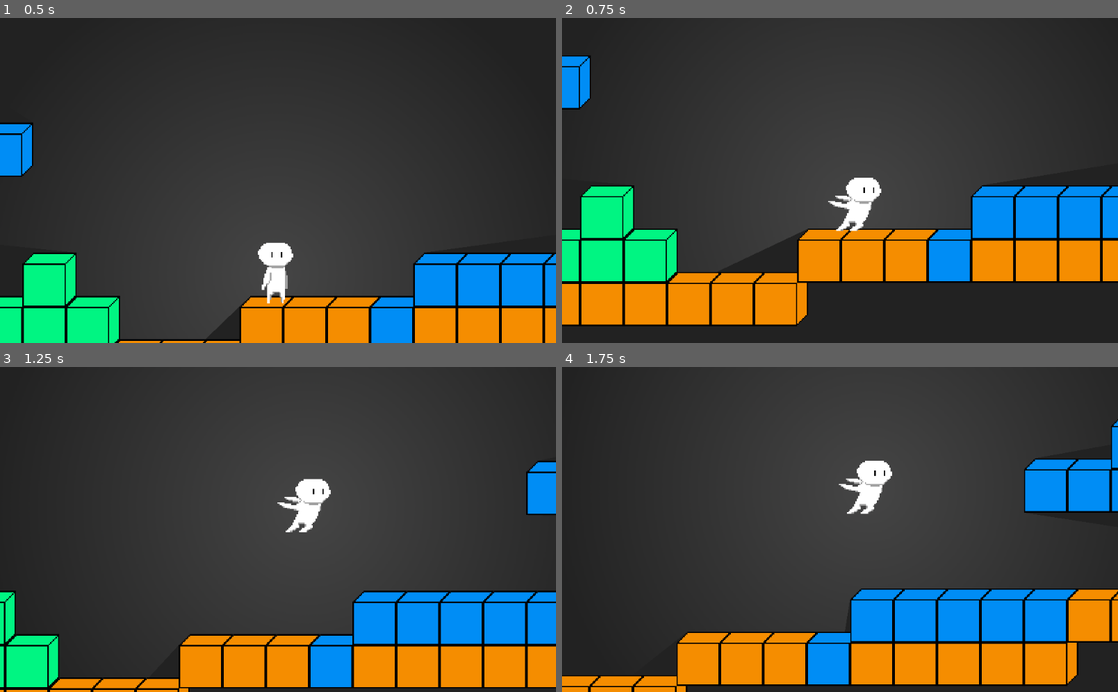
Above: before the commit, frames 1-4 (two rows, left to right).
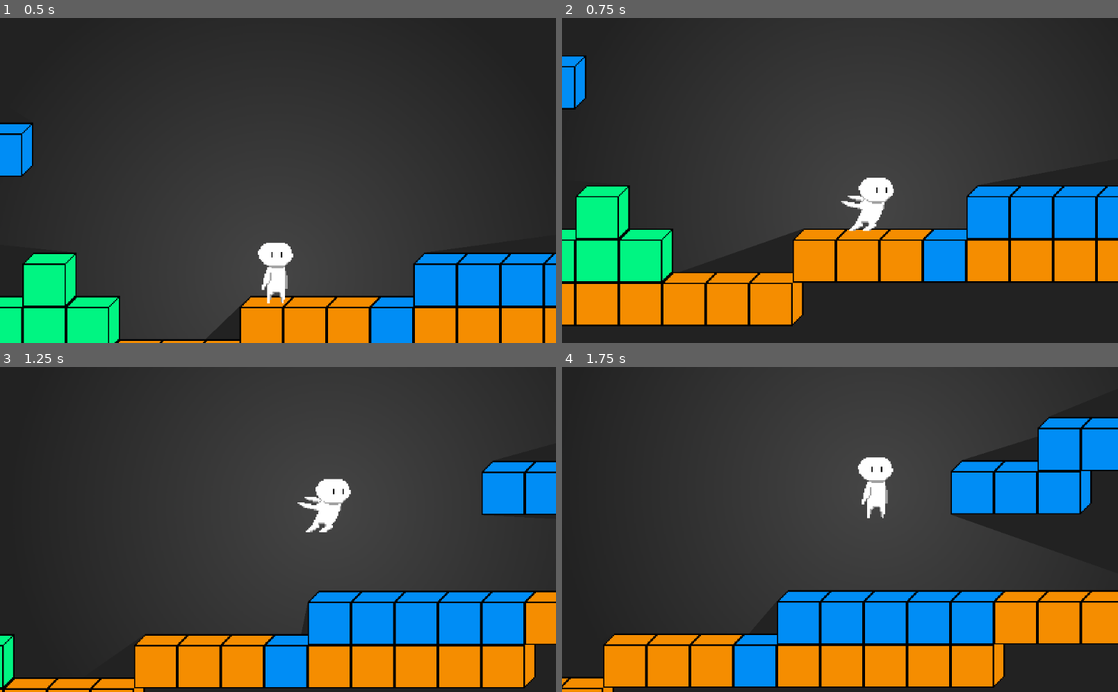
Above: after the commit, the same moments.

Repository: sSolal/GameJam
Game: Godot game, scene res://Main.tscn
The game is run twice, just before and just after one commit, with the same random seed, the same clock (stepped at 60 frames per second) and the same inputs.
Inputs:
- Up to frame 1 (0.5 s): no input
- Up to frame 2 (0.75 s): hold Right (ui_right) from 0.53 s (still down); hold Shift (ui_run, bound only after the commit) from 0.53 s (still down)
- Up to frame 3 (1.25 s): keep holding Right (ui_right); keep holding Shift (ui_run, bound only after the commit); tap Up (ui_up) at 0.77, 0.8, 1.07 s
- Up to frame 4 (1.75 s): keep holding Right (ui_right); release Shift (ui_run, bound only after the commit) at 1.28 s; tap Up (ui_up) at 1.35, 1.52 s; tap Shift (ui_run, bound only after the commit) at 1.55 s

Frame 1 is identical in both runs. In frame 2, 5.3% of the frame differs, in the area x 2-99%, y 11-95%; in frame 3, 12%; in frame 4, 20%, in the area x 0-100%, y 15-100%.

Commit message:
RUN ADD

Diff:
--- a/Player.gd
+++ b/Player.gd
@@ -9,6 +9,7 @@
 var jumpForce = 400
 var sideJumpForce = 280
 var flag = false
+var run = false
 # Called when the node enters the scene tree for the first time.
 func _ready():
 	pass # Replace with function body.
@@ -22,12 +23,33 @@
 	if abs(velocity.x)<25:
 		if $Body.animation!="idle":
 			$Body.play("idle")
-	elif $Body.animation!="run":
+	elif run == true:
 		$Body.play("run")
+
+	else:
+		$Body.play("idle")
+		#pour le moment car on a pas d'anim quand il marche
+
 	if Input.is_action_pressed("ui_left") and not flag:
 		velocity.x = -speed
+		if Input.is_action_pressed("ui_run"):
+			run = true
+			$Body.play("run")
+			velocity.x = velocity.x*1.7
+		if Input.is_action_just_released("ui_run"):
+			run = false
+			$Body.play("run")
+			velocity.x = velocity.x/1.7
 	if Input.is_action_pressed("ui_right") and not flag:
 		velocity.x = speed
+		if Input.is_action_pressed("ui_run"):
+			run = true
+			$Body.play("run")
+			velocity.x = velocity.x*1.7
+		if Input.is_action_just_released("ui_run"):
+			run = false
+			$Body.play("run")
+			velocity.x = velocity.x/1.7
 	if Input.is_action_just_pressed("ui_up"):
 		if is_on_floor():
 			velocity.y=-jumpForce
@@ -37,3 +59,5 @@
 			flag = true
 	if is_on_floor() or Input.is_action_just_pressed("ui_left") or Input.is_action_just_pressed("ui_right"):
 		flag = false
+	if run == true:
+		run = false
--- a/project.godot
+++ b/project.godot
@@ -19,6 +19,43 @@
 run/main_scene="res://Main.tscn"
 config/icon="res://icon.png"
 
+[input]
+
+ui_left={
+"deadzone": 0.5,
+"events": [ Object(InputEventKey,"resource_local_to_scene":false,"resource_name":"","device":0,"alt":false,"shift":false,"control":false,"meta":false,"command":false,"pressed":false,"scancode":16777231,"unicode":0,"echo":false,"script":null)
+, Object(InputEventJoypadButton,"resource_local_to_scene":false,"resource_name":"","device":0,"button_index":14,"pressure":0.0,"pressed":false,"script":null)
+, Object(InputEventKey,"resource_local_to_scene":false,"resource_name":"","device":0,"alt":false,"shift":false,"control":false,"meta":false,"command":false,"pressed":false,"scancode":81,"unicode":0,"echo":false,"script":null)
+ ]
+}
+ui_right={
+"deadzone": 0.5,
+"events": [ Object(InputEventKey,"resource_local_to_scene":false,"resource_name":"","device":0,"alt":false,"shift":false,"control":false,"meta":false,"command":false,"pressed":false,"scancode":16777233,"unicode":0,"echo":false,"script":null)
+, Object(InputEventJoypadButton,"resource_local_to_scene":false,"resource_name":"","device":0,"button_index":15,"pressure":0.0,"pressed":false,"script":null)
+, Object(InputEventKey,"resource_local_to_scene":false,"resource_name":"","device":0,"alt":false,"shift":false,"control":false,"meta":false,"command":false,"pressed":false,"scancode":68,"unicode":0,"echo":false,"script":null)
+ ]
+}
+ui_up={
+"deadzone": 0.5,
+"events": [ Object(InputEventKey,"resource_local_to_scene":false,"resource_name":"","device":0,"alt":false,"shift":false,"control":false,"meta":false,"command":false,"pressed":false,"scancode":16777232,"unicode":0,"echo":false,"script":null)
+, Object(InputEventJoypadButton,"resource_local_to_scene":false,"resource_name":"","device":0,"button_index":12,"pressure":0.0,"pressed":false,"script":null)
+, Object(InputEventKey,"resource_local_to_scene":false,"resource_name":"","device":0,"alt":false,"shift":false,"control":false,"meta":false,"command":false,"pressed":false,"scancode":32,"unicode":0,"echo":false,"script":null)
+, Object(InputEventKey,"resource_local_to_scene":false,"resource_name":"","device":0,"alt":false,"shift":false,"control":false,"meta":false,"command":false,"pressed":false,"scancode":90,"unicode":0,"echo":false,"script":null)
+ ]
+}
+ui_down={
+"deadzone": 0.5,
+"events": [ Object(InputEventKey,"resource_local_to_scene":false,"resource_name":"","device":0,"alt":false,"shift":false,"control":false,"meta":false,"command":false,"pressed":false,"scancode":16777234,"unicode":0,"echo":false,"script":null)
+, Object(InputEventJoypadButton,"resource_local_to_scene":false,"resource_name":"","device":0,"button_index":13,"pressure":0.0,"pressed":false,"script":null)
+, Object(InputEventKey,"resource_local_to_scene":false,"resource_name":"","device":0,"alt":false,"shift":false,"control":false,"meta":false,"command":false,"pressed":false,"scancode":83,"unicode":0,"echo":false,"script":null)
+ ]
+}
+ui_run={
+"deadzone": 0.5,
+"events": [ Object(InputEventKey,"resource_local_to_scene":false,"resource_name":"","device":0,"alt":false,"shift":false,"control":false,"meta":false,"command":false,"pressed":false,"scancode":16777237,"unicode":0,"echo":false,"script":null)
+ ]
+}
+
 [rendering]
 
 environment/default_environment="res://default_env.tres"
